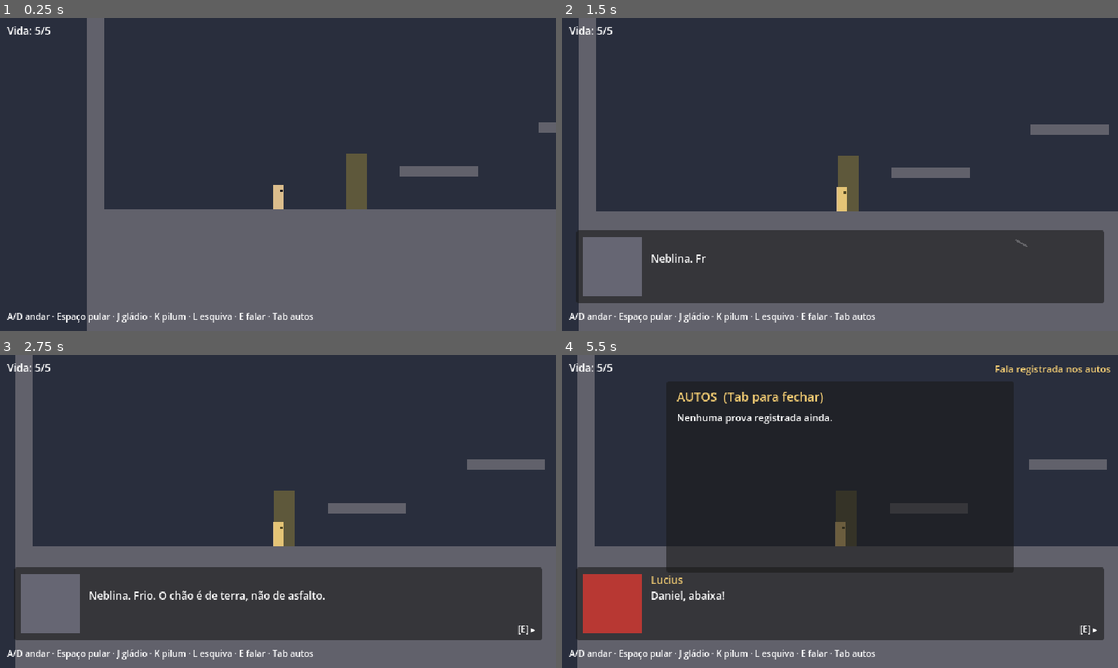
Above: before the commit, frames 1-4 (two rows, left to right).
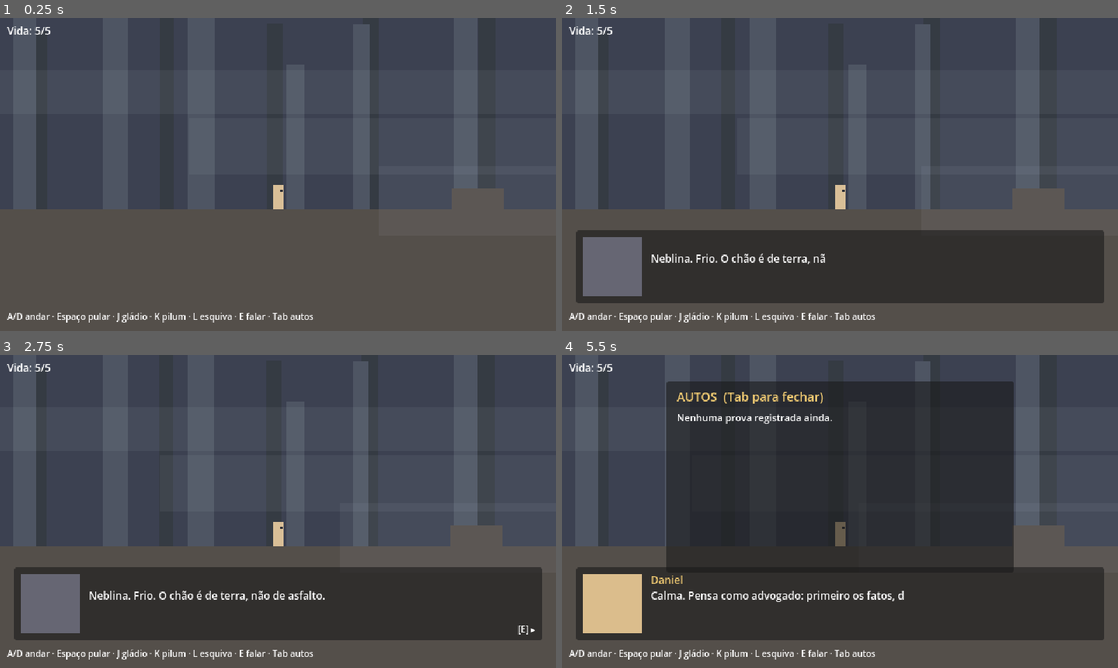
Above: after the commit, the same moments.

Repository: abnersf23-cmd/ultima-veritas
Game: Godot game, scene res://scenes/frontier.tscn
Same seed, same stepped clock (60 frames per second), same inputs: the game is played once before the commit and once after it. Before the commit the project starts from res://scenes/test_level.tscn.
Inputs:
- Up to frame 1 (0.25 s): no input
- Up to frame 2 (1.5 s): tap Enter at 0.5 s; hold D (move_right) from 0.53 s (still down); tap K (throw) at 0.6 s; tap Space (jump) at 0.77 s; tap J (attack) at 1.35 s
- Up to frame 3 (2.75 s): tap Space (jump) at 1.52 s; tap K (throw) at 1.55, 2.3 s; release D (move_right) at 2.03 s; hold A (move_left) from 2.03 s (still down); tap L (dodge) at 2.1 s
- Up to frame 4 (5.5 s): tap Space (jump) at 2.75, 3.02, 3.77, 4.52, 5 s; release A (move_left) at 2.78 s; hold D (move_right) 2.78-4.28 s; tap E (interact) at 2.85 s; tap K (throw) at 3.05, 3.8, 4.35, 5.3 s; tap Tab (records) at 3.6 s; tap Enter at 4.25 s; hold A (move_left) 4.28-5.03 s; hold D (move_right) from 5.03 s (still down); tap Shift at 5.1 s

The runs differ from the first frame. In frame 1, 71% of the frame differs, in the area x 0-100%, y 0-100%; in frame 2, 47%; in frame 3, 46%; in frame 4, 25%.

Commit message:
Fronteira bárbara em greybox: neblina, emboscada e resgate de Lucius
- greybox_level.gd: base comum das fases (plataformas + HUD de vida)
- frontier.gd/.tscn: mata com pulos, clareira fechada na luta, fundo
  com parallax, neblina que engrossa na luta e abre no fim, checkpoint
- Bárbaros podem começar escondidos (active = false) e avisam ao morrer
- Falas: despertar, emboscada e resgate; campo "event" nas falas
- Fronteira vira a cena principal

Co-Authored-By: Claude Opus 5.5 (1M context) <noreply@anthropic.com>
Claude-Session: https://claude.ai/code/session_01LNbMCfdpoAUtZSkugZXdSH

Diff:
--- a/project.godot
+++ b/project.godot
@@ -7,7 +7,7 @@
 
 config/name="Ultima Veritas"
 config/description="RPG de ação 2D lateral numa Roma que nunca caiu."
-run/main_scene="res://scenes/test_level.tscn"
+run/main_scene="res://scenes/frontier.tscn"
 config/features=PackedStringArray("4.3", "GL Compatibility")
 
 [autoload]
--- /dev/null
+++ b/scenes/frontier.tscn
@@ -0,0 +1,72 @@
+[gd_scene load_steps=5 format=3]
+
+[ext_resource type="Script" path="res://scripts/frontier.gd" id="1_level"]
+[ext_resource type="PackedScene" path="res://scenes/player.tscn" id="2_player"]
+[ext_resource type="PackedScene" path="res://scenes/enemy.tscn" id="3_enemy"]
+[ext_resource type="Script" path="res://scripts/dialogue_trigger.gd" id="4_trigger"]
+
+[node name="Frontier" type="Node2D"]
+script = ExtResource("1_level")
+
+[node name="Lucius" type="Node2D" parent="."]
+visible = false
+
+[node name="Body" type="ColorRect" parent="Lucius"]
+offset_left = -7.0
+offset_top = -30.0
+offset_right = 7.0
+color = Color(0.72, 0.22, 0.2, 1)
+
+[node name="Eye" type="ColorRect" parent="Lucius/Body"]
+offset_left = 9.0
+offset_top = 5.0
+offset_right = 12.0
+offset_bottom = 8.0
+color = Color(0.1, 0.1, 0.12, 1)
+
+[node name="Player" parent="." instance=ExtResource("2_player")]
+position = Vector2(0, -1)
+
+[node name="Barbarian1" parent="." groups=["ambush"] instance=ExtResource("3_enemy")]
+position = Vector2(1200, -1)
+active = false
+
+[node name="Barbarian2" parent="." groups=["ambush"] instance=ExtResource("3_enemy")]
+position = Vector2(1340, -1)
+active = false
+
+[node name="AmbushTrigger" type="Area2D" parent="."]
+position = Vector2(1000, 0)
+script = ExtResource("4_trigger")
+dialogue_id = "fronteira_emboscada"
+show_in_game = false
+
+[node name="HUD" type="CanvasLayer" parent="."]
+layer = 2
+
+[node name="HealthLabel" type="Label" parent="HUD"]
+offset_left = 8.0
+offset_top = 6.0
+offset_right = 200.0
+offset_bottom = 22.0
+theme_override_font_sizes/font_size = 12
+text = "Vida: 5/5"
+
+[node name="ControlsLabel" type="Label" parent="HUD"]
+offset_left = 8.0
+offset_top = 336.0
+offset_right = 632.0
+offset_bottom = 352.0
+theme_override_font_sizes/font_size = 10
+text = "A/D andar · Espaço pular · J gládio · K pilum · L esquiva · E falar · Tab autos"
+
+[node name="EndLabel" type="Label" parent="HUD"]
+offset_left = 120.0
+offset_top = 120.0
+offset_right = 520.0
+offset_bottom = 180.0
+theme_override_colors/font_color = Color(0.95, 0.8, 0.45, 1)
+theme_override_font_sizes/font_size = 16
+text = "Fim da fatia vertical
+Obrigado por jogar"
+horizontal_alignment = 1
--- a/scripts/dialogue_box.gd
+++ b/scripts/dialogue_box.gd
@@ -9,6 +9,7 @@
 	"Lucius": Color(0.72, 0.22, 0.2),
 	"Hilde": Color(0.36, 0.55, 0.38),
 	"Narrador": Color(0.4, 0.4, 0.45),
+	"Bárbaro": Color(0.3, 0.42, 0.3),
 }
 
 @export var characters_per_second := 40.0
--- a/scripts/dialogue_data.gd
+++ b/scripts/dialogue_data.gd
@@ -7,13 +7,25 @@
 ##   text:    o que é dito
 ##   record:  true se a fala entra nos AUTOS, as provas que Daniel usa
 ##            nos interrogatórios. Opcional.
+##   event:   nome de um acontecimento da fase que dispara junto com a fala
+##            (por exemplo, Lucius aparecendo). Opcional.
 
 const DIALOGUES := {
-	"fronteira_resgate": [
+	"fronteira_despertar": [
 		{"speaker": "Narrador", "text": "Neblina. Frio. O chão é de terra, não de asfalto."},
 		{"speaker": "Daniel", "text": "Onde... onde eu estou?"},
-		{"speaker": "Lucius", "text": "Daniel, abaixa!", "record": true},
+		{"speaker": "Daniel", "text": "Calma. Pensa como advogado: primeiro os fatos, depois as conclusões."},
+	],
+	"fronteira_emboscada": [
+		{"speaker": "Narrador", "text": "Vultos se movem dentro da neblina."},
+		{"speaker": "Bárbaro", "text": "É ele! Levem-no para casa!", "record": true},
+		{"speaker": "Lucius", "text": "Daniel, abaixa!", "record": true, "event": "lucius_aparece"},
+		{"speaker": "Lucius", "text": "Fica perto de mim e luta. J para o gládio, K para o pilum, L para esquivar."},
+	],
+	"fronteira_resgate": [
 		{"speaker": "Lucius", "text": "Por pouco. Bárbaros não costumam errar duas vezes."},
+		{"speaker": "Daniel", "text": "Ele disse \"levem-no para casa\". Casa de quem?"},
+		{"speaker": "Lucius", "text": "Bárbaros dizem muita coisa. Quase nada é verdade."},
 		{"speaker": "Daniel", "text": "Quem é você?"},
 		{"speaker": "Lucius", "text": "Lucius, da guarda da fronteira. Eu estava de patrulha. Foi o destino que me trouxe até aqui.", "record": true},
 		{"speaker": "Lucius", "text": "Vamos. Roma vai querer conhecer você."},
--- a/scripts/enemy.gd
+++ b/scripts/enemy.gd
@@ -1,6 +1,9 @@
 extends CharacterBody2D
 ## Bárbaro de teste: patrulha, persegue Daniel quando ele chega perto
 ## e é empurrado para trás ao ser atingido.
+## Com `active` desligado ele fica escondido na neblina até alguém chamar activate().
+
+signal died
 
 @export var max_health := 3
 @export var patrol_speed := 40.0
@@ -9,6 +12,7 @@
 @export var gravity := 900.0
 @export var contact_damage := 1
 @export var stun_duration := 0.3
+@export var active := true
 
 var health := 0
 var direction := 1
@@ -24,6 +28,26 @@
 
 func _ready() -> void:
 	health = max_health
+	if not active:
+		hide()
+		_set_awake(false)
+
+
+## Faz o bárbaro sair da neblina e entrar na luta.
+func activate() -> void:
+	if active:
+		return
+	active = true
+	_set_awake(true)
+	modulate.a = 0.0
+	show()
+	create_tween().tween_property(self, "modulate:a", 1.0, 0.4)
+
+
+func _set_awake(awake: bool) -> void:
+	set_physics_process(awake)
+	contact_area.set_deferred("monitoring", awake)
+	$CollisionShape2D.set_deferred("disabled", not awake)
 
 
 func _physics_process(delta: float) -> void:
@@ -86,6 +110,7 @@
 
 
 func _die() -> void:
+	died.emit()
 	set_physics_process(false)
 	contact_area.set_deferred("monitoring", false)
 	$CollisionShape2D.set_deferred("disabled", true)
--- /dev/null
+++ b/scripts/frontier.gd
@@ -0,0 +1,189 @@
+extends "res://scripts/greybox_level.gd"
+## Fronteira bárbara, a primeira fase da fatia vertical.
+## Roteiro: Daniel acorda na neblina, atravessa a mata, sofre a emboscada,
+## Lucius aparece para salvá-lo e os dois conversam depois da luta.
+
+const PLATFORMS: Array[Rect2] = [
+	Rect2(-320, 0, 1760, 200), # chão
+	Rect2(-340, -400, 20, 600), # parede esquerda
+	Rect2(1440, -400, 20, 600), # parede direita
+	# Mata: pedras e troncos para ensinar o pulo sem pressão.
+	Rect2(200, -24, 60, 24), # pedra
+	Rect2(330, -64, 90, 12), # galho
+	Rect2(480, -36, 40, 36), # toco
+	Rect2(580, -96, 80, 12), # galho alto
+	Rect2(700, -20, 120, 20), # árvore caída
+]
+## A clareira da emboscada fica entre ARENA_LEFT e a parede direita.
+const ARENA_LEFT := 860.0
+## Se Daniel morrer na luta, ele volta aqui em vez do começo da fase.
+const CHECKPOINT := Vector2(940, -1)
+
+const FOG_CALM := 0.12
+const FOG_THICK := 0.26
+const FOG_CLEAR := 0.04
+const GROUND_COLOR := Color(0.27, 0.24, 0.21)
+
+## Continua valendo quando a cena recarrega depois da morte.
+static var reached_ambush := false
+
+var _enemies_left := 0
+var _arena_wall: StaticBody2D
+var _fog: ColorRect
+var _fog_bands: Array[ColorRect] = []
+
+@onready var lucius: Node2D = $Lucius
+@onready var end_label: Label = $HUD/EndLabel
+@onready var camera: Camera2D = $Player/Camera2D
+
+
+func _ready() -> void:
+	platforms = PLATFORMS
+	platform_color = GROUND_COLOR
+	super()
+	_create_background()
+	_create_fog()
+	camera.limit_left = -340
+	camera.limit_right = 1460
+	camera.limit_bottom = 140
+	lucius.hide()
+	end_label.hide()
+
+	for enemy in get_tree().get_nodes_in_group("ambush"):
+		enemy.died.connect(_on_enemy_died)
+		_enemies_left += 1
+
+	Dialogue.line_started.connect(_on_line_started)
+	Dialogue.dialogue_finished.connect(_on_dialogue_finished)
+
+	if reached_ambush:
+		player.global_position = CHECKPOINT
+	else:
+		await get_tree().create_timer(0.6).timeout
+		Dialogue.start("fronteira_despertar")
+
+
+func _exit_tree() -> void:
+	# Os sinais são de um autoload, que continua vivo depois desta cena.
+	Dialogue.line_started.disconnect(_on_line_started)
+	Dialogue.dialogue_finished.disconnect(_on_dialogue_finished)
+
+
+func _process(delta: float) -> void:
+	# As faixas de neblina andam devagar e dão a volta na tela.
+	for i in _fog_bands.size():
+		var band := _fog_bands[i]
+		band.position.x -= (8.0 + i * 5.0) * delta
+		if band.position.x < -band.size.x:
+			band.position.x = 640.0
+
+
+func _on_line_started(line: Dictionary) -> void:
+	match line.get("event", ""):
+		"lucius_aparece":
+			_throw_axe_over_player()
+			_show_lucius()
+
+
+func _on_dialogue_finished(id: String) -> void:
+	match id:
+		"fronteira_emboscada":
+			_start_fight()
+		"fronteira_resgate":
+			reached_ambush = false
+			_set_fog(FOG_CLEAR, 2.0)
+			end_label.show()
+
+
+func _start_fight() -> void:
+	reached_ambush = true
+	_set_fog(FOG_THICK, 0.8)
+	_arena_wall = create_platform(Rect2(ARENA_LEFT - 20, -400, 20, 400), Color(0.2, 0.22, 0.27))
+	for enemy in get_tree().get_nodes_in_group("ambush"):
+		enemy.activate()
+
+
+func _on_enemy_died() -> void:
+	_enemies_left -= 1
+	if _enemies_left > 0:
+		return
+	_arena_wall.queue_free()
+	_set_fog(FOG_CALM, 1.5)
+	# Lucius vai até Daniel antes de falar.
+	var target_x := player.global_position.x - 30.0
+	var tween := create_tween()
+	tween.tween_property(lucius, "global_position:x", target_x, 0.6)
+	tween.tween_interval(0.5)
+	tween.tween_callback(Dialogue.start.bind("fronteira_resgate"))
+
+
+func _show_lucius() -> void:
+	lucius.global_position = Vector2(player.global_position.x - 60.0, 0)
+	lucius.modulate.a = 0.0
+	lucius.show()
+	create_tween().tween_property(lucius, "modulate:a", 1.0, 0.3)
+
+
+## O machado que quase acerta Daniel: passa por cima da cabeça dele.
+func _throw_axe_over_player() -> void:
+	var axe := ColorRect.new()
+	axe.color = Color(0.55, 0.55, 0.6)
+	axe.size = Vector2(10, 6)
+	axe.pivot_offset = axe.size / 2.0
+	var y := player.global_position.y - 44.0
+	axe.position = Vector2(player.global_position.x + 260.0, y)
+	add_child(axe)
+	var tween := create_tween().set_parallel()
+	tween.tween_property(axe, "position:x", player.global_position.x - 260.0, 0.5)
+	tween.tween_property(axe, "rotation", -TAU * 3.0, 0.5)
+	tween.chain().tween_callback(axe.queue_free)
+
+
+func _create_background() -> void:
+	var rng := RandomNumberGenerator.new()
+	rng.seed = 7 # sempre as mesmas árvores
+	# Fundo distante mais claro e lento, fundo próximo mais escuro e rápido.
+	var layers := [
+		{"scroll": 0.2, "color": Color(0.24, 0.27, 0.32), "count": 6, "width": 26.0},
+		{"scroll": 0.5, "color": Color(0.13, 0.15, 0.18), "count": 5, "width": 16.0},
+	]
+	for layer in layers:
+		var parallax := Parallax2D.new()
+		parallax.scroll_scale = Vector2(layer["scroll"], 1.0)
+		parallax.repeat_size = Vector2(640, 0)
+		parallax.repeat_times = 4
+		parallax.z_index = -10
+		for i in layer["count"]:
+			var trunk := ColorRect.new()
+			trunk.color = layer["color"]
+			var height := rng.randf_range(160.0, 300.0)
+			trunk.size = Vector2(layer["width"] * rng.randf_range(0.7, 1.3), height)
+			trunk.position = Vector2(i * 640.0 / layer["count"] + rng.randf_range(0, 60), -height)
+			parallax.add_child(trunk)
+		add_child(parallax)
+		move_child(parallax, 0)
+
+
+func _create_fog() -> void:
+	var layer := CanvasLayer.new()
+	layer.layer = 1
+	add_child(layer)
+
+	_fog = ColorRect.new()
+	_fog.color = Color(0.78, 0.82, 0.88, FOG_CALM)
+	_fog.size = Vector2(640, 360)
+	_fog.mouse_filter = Control.MOUSE_FILTER_IGNORE
+	layer.add_child(_fog)
+
+	for i in 3:
+		var band := ColorRect.new()
+		band.color = Color(0.85, 0.88, 0.92, 0.06)
+		band.size = Vector2(700, 50 + i * 15)
+		band.position = Vector2(i * 220.0, 60 + i * 55)
+		band.mouse_filter = Control.MOUSE_FILTER_IGNORE
+		layer.add_child(band)
+		_fog_bands.append(band)
+
+
+func _set_fog(alpha: float, duration: float) -> void:
+	create_tween().tween_property(_fog, "color:a", alpha, duration)
--- /dev/null
+++ b/scripts/greybox_level.gd
@@ -0,0 +1,46 @@
+extends Node2D
+## Base das fases de greybox: monta as plataformas a partir de uma lista
+## de retângulos e liga a vida de Daniel ao HUD.
+## Cada fase herda deste script e preenche `platforms` antes de chamar super().
+
+const PLATFORM_COLOR := Color(0.38, 0.38, 0.42)
+
+## Cada Rect2 é (x, y, largura, altura). O chão fica em y = 0.
+var platforms: Array[Rect2] = []
+var platform_color := PLATFORM_COLOR
+
+@onready var player: CharacterBody2D = $Player
+@onready var health_label: Label = $HUD/HealthLabel
+
+
+func _ready() -> void:
+	for rect in platforms:
+		create_platform(rect)
+	player.health_changed.connect(_on_player_health_changed)
+	_on_player_health_changed(player.health, player.max_health)
+
+
+func create_platform(rect: Rect2, color := platform_color) -> StaticBody2D:
+	var body := StaticBody2D.new()
+	body.position = rect.get_center()
+	body.collision_layer = 1
+	body.collision_mask = 0
+
+	var shape := RectangleShape2D.new()
+	shape.size = rect.size
+	var collision := CollisionShape2D.new()
+	collision.shape = shape
+	body.add_child(collision)
+
+	var block := ColorRect.new()
+	block.color = color
+	block.size = rect.size
+	block.position = -rect.size / 2.0
+	body.add_child(block)
+
+	add_child(body)
+	return body
+
+
+func _on_player_health_changed(current: int, maximum: int) -> void:
+	health_label.text = "Vida: %d/%d" % [current, maximum]
--- a/scripts/test_level.gd
+++ b/scripts/test_level.gd
@@ -1,8 +1,7 @@
-extends Node2D
+extends "res://scripts/greybox_level.gd"
 ## Fase de teste do greybox: blocos cinza, sem arte, só para sentir
 ## o movimento e o combate. Para mudar o mapa, edite a lista PLATFORMS.
 
-## Cada Rect2 é (x, y, largura, altura). O chão fica em y = 0.
 const PLATFORMS: Array[Rect2] = [
 	Rect2(-200, 0, 1400, 200), # chão
 	Rect2(140, -50, 90, 12),
@@ -12,39 +11,8 @@
 	Rect2(-220, -400, 20, 600), # parede esquerda
 	Rect2(1200, -400, 20, 600), # parede direita
 ]
-const PLATFORM_COLOR := Color(0.38, 0.38, 0.42)
-
-@onready var player: CharacterBody2D = $Player
-@onready var health_label: Label = $HUD/HealthLabel
 
 
 func _ready() -> void:
-	for rect in PLATFORMS:
-		_create_platform(rect)
-	player.health_changed.connect(_on_player_health_changed)
-	_on_player_health_changed(player.health, player.max_health)
-
-
-func _create_platform(rect: Rect2) -> void:
-	var body := StaticBody2D.new()
-	body.position = rect.get_center()
-	body.collision_layer = 1
-	body.collision_mask = 0
-
-	var shape := RectangleShape2D.new()
-	shape.size = rect.size
-	var collision := CollisionShape2D.new()
-	collision.shape = shape
-	body.add_child(collision)
-
-	var block := ColorRect.new()
-	block.color = PLATFORM_COLOR
-	block.size = rect.size
-	block.position = -rect.size / 2.0
-	body.add_child(block)
-
-	add_child(body)
-
-
-func _on_player_health_changed(current: int, maximum: int) -> void:
-	health_label.text = "Vida: %d/%d" % [current, maximum]
+	platforms = PLATFORMS
+	super()
Not shown, changed: README.md
